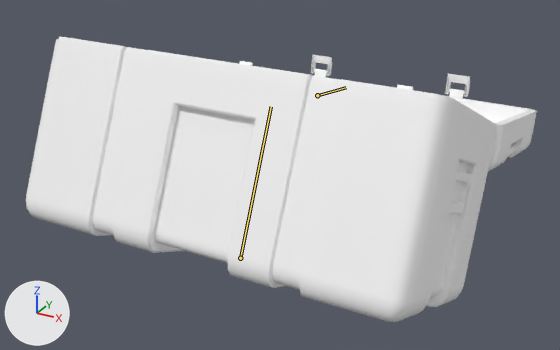
Two versions of the Blender file Assets/Arts/Model/Crade/Chest Box/Chestbox/ChestBox 3.blend, one commit apart.
One viewpoint serves both versions: a 50 mm camera at (1.57, -2.5, 2.45) aimed at (-0.08, 0.5, 0.96). The lights are fixed; the arrows at lower left show +X, +Y and +Z. Both versions are drawn at frame 9 of the action 'Crade Animation PopUp New'; the numbers are the values there. The bones that bend it are drawn over the model as lines.

Names of what the first picture shows: 'Bottom', 'Lid'.
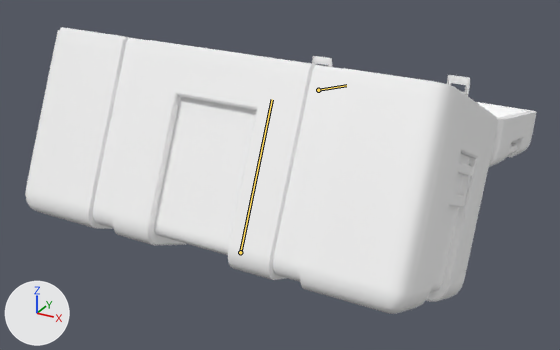
What differs and where, as boxes (x1, y1, x2, y2) in the pictures (560 x 350 px):
'Bottom', posed
    before: (26, 37, 497, 322)
    after: (25, 27, 498, 314)
'Lid', posed
    before: (239, 55, 537, 171)
    after: (312, 56, 537, 167)
bone 'root', root to tip
    before: (240, 258) to (271, 106)
    after: (240, 252) to (272, 99)
bone 'lid', root to tip
    before: (317, 95) to (346, 87)
    after: (318, 90) to (346, 85)

Diff of the bpy script that builds the scene:
```diff
--- a/Assets/Arts/Model/Crade/Chest Box/Chestbox/ChestBox 3.blend.py
+++ b/Assets/Arts/Model/Crade/Chest Box/Chestbox/ChestBox 3.blend.py
@@ bone_root @@
 bone_root = bpy.data.objects['Armature'].pose.bones['root']
-bone_root.location = (0.0, 0.773, 0.0)
-bone_root.rotation_euler = (0.0, 0.0, 0.419)  # degrees (0, 0, 24)
-bone_root.scale = (1.0, 1.39, 1.0)
+bone_root.location = (0.0, 0.8, 0.0)
+bone_root.rotation_euler = (0.0, 0.0, 0.436)  # degrees (0, 0, 25)
+bone_root.scale = (1.0, 1.4, 1.0)
@@ bone_lid @@
 bone_lid = bpy.data.objects['Armature'].pose.bones['lid']  # child of 'root'
-bone_lid.rotation_euler = (2.95, 0.0, 0.0)  # degrees (169, 0, 0)
+bone_lid.rotation_euler = (2.967, 0.0, 0.0)  # degrees (170, 0, 0)
```
